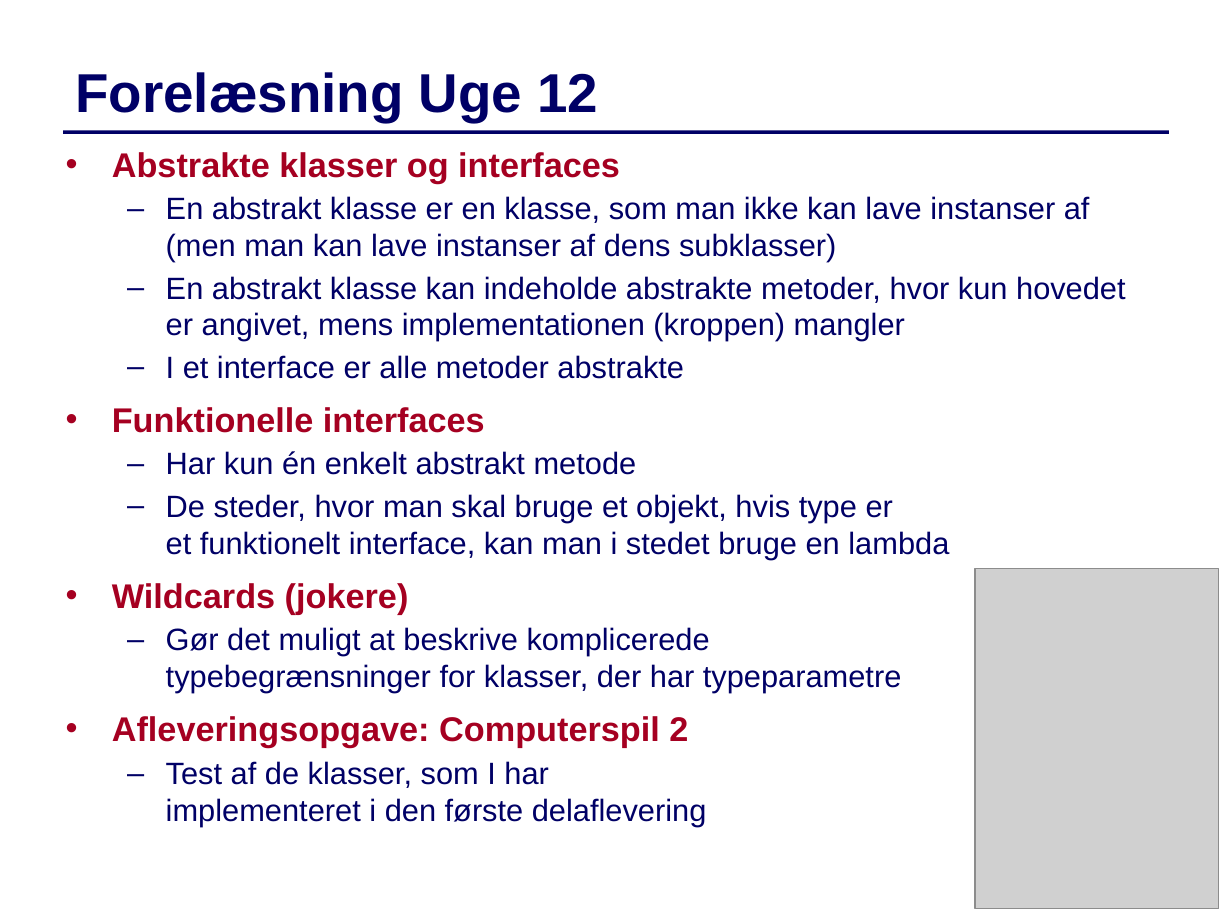
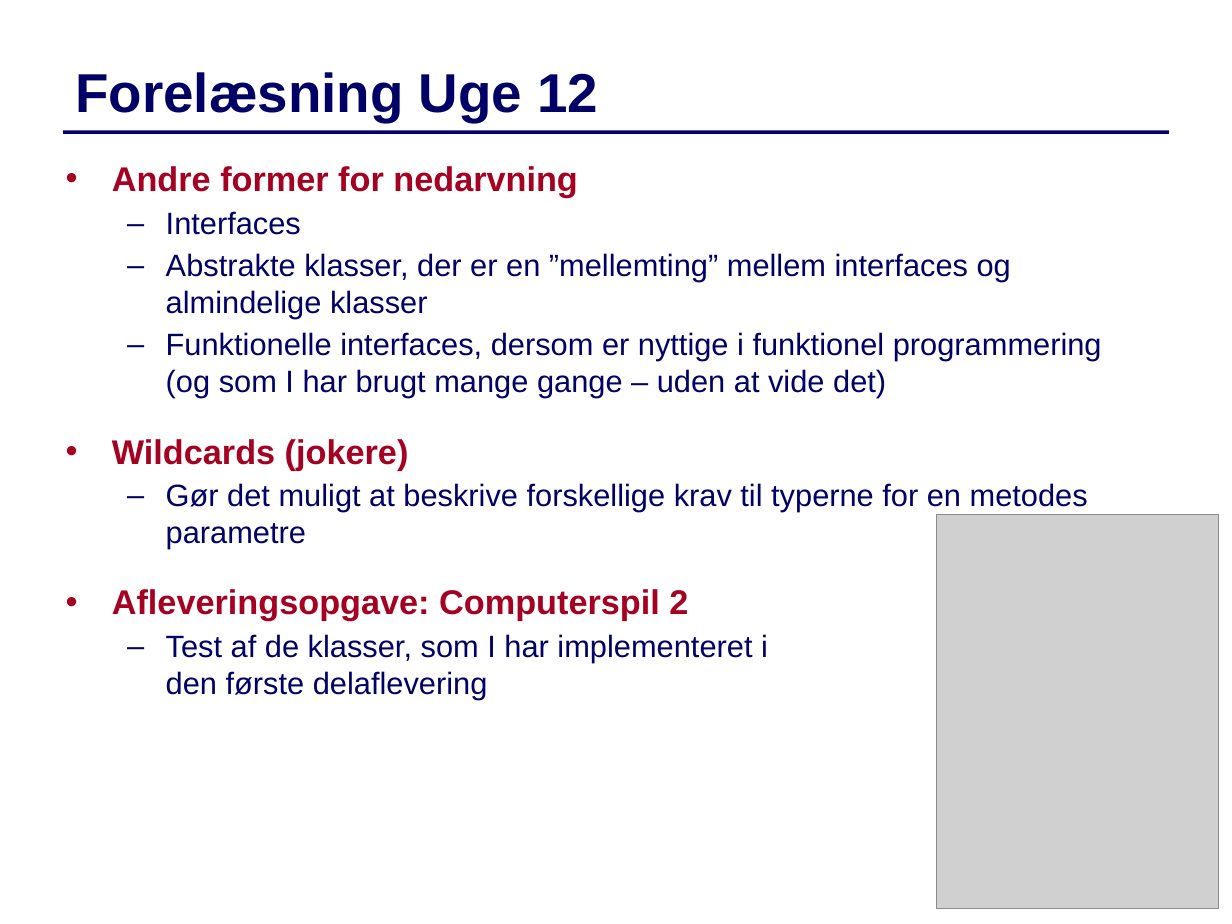
Before and after one commit to IntProgAU/Materiale, a slide deck: slide 1 of web/e23/uge_12/Slides-Uge12.pptx. Drawn at 1232x924 pixels with LibreOffice and Linux fonts; fonts in the diff are those of the drawing; grey boxes stand for pictures. Boxes give left, top, right and bottom in pixels: in the first picture for what was removed or moved away, otherwise in the second. Text is boxed around its words. In the diff, an @@ line names an element or a change of style, - is before the commit and + after.

```diff
--- a/web/e23/uge_12/Slides-Uge12.pptx
+++ b/web/e23/uge_12/Slides-Uge12.pptx
@@ text "Andre former for nedarvning": place and size @@
-text "Andre former for nedarvning" at [112, 152, 1126, 827]
+text "Andre former for nedarvning" at [112, 166, 1102, 700]
@@ text at [112, 166, 1102, 398]: text changed @@
-• Abstrakte klasser og interfaces
-  – En abstrakt klasse er en klasse, som man ikke kan lave instanser af (men man kan lave instanser af dens subklasser)
-  – En abstrakt klasse kan indeholde abstrakte metoder, hvor kun hovedet er angivet, mens implementationen (kroppen) mangler
-  – I et interface er alle metoder abstrakte
-• Funktionelle interfaces
-  – Har kun én enkelt abstrakt metode
-  – De steder, hvor man skal bruge et objekt, hvis type er
-    et funktionelt interface, kan man i stedet bruge en lambda
+• Andre former for nedarvning
+  – Interfaces
+  – Abstrakte klasser, der er en ”mellemting” mellem interfaces og almindelige klasser
+  – Funktionelle interfaces, dersom er nyttige i funktionel programmering (og som I har brugt mange gange – uden at vide det)
@@ text at [112, 439, 688, 621]: more space between paragraphs @@
@@ text at [166, 483, 1088, 549]: text changed @@
-  – Gør det muligt at beskrive komplicerede
-    typebegrænsninger for klasser, der har typeparametre
+  – Gør det muligt at beskrive forskellige krav til typerne for en metodes parametre
@@ picture: place and size @@
-picture at [975, 569, 1218, 909]
+picture at [936, 515, 1218, 909]
```
Also in this commit, not shown: 11 other slides changed, 1 other file.
